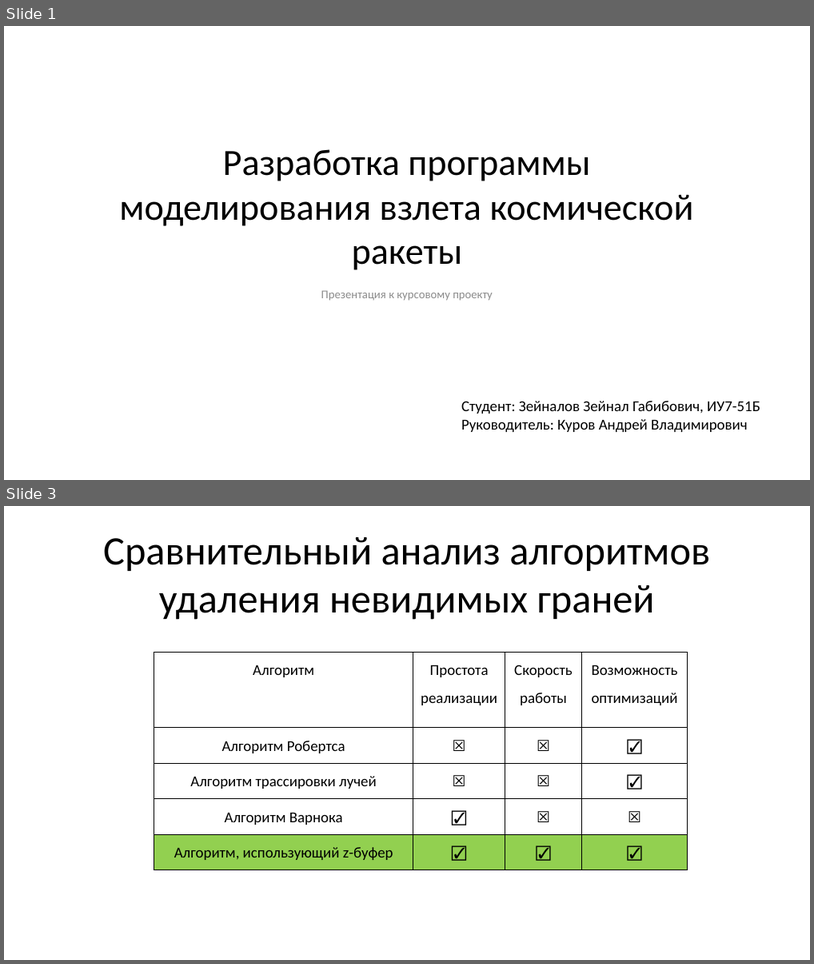
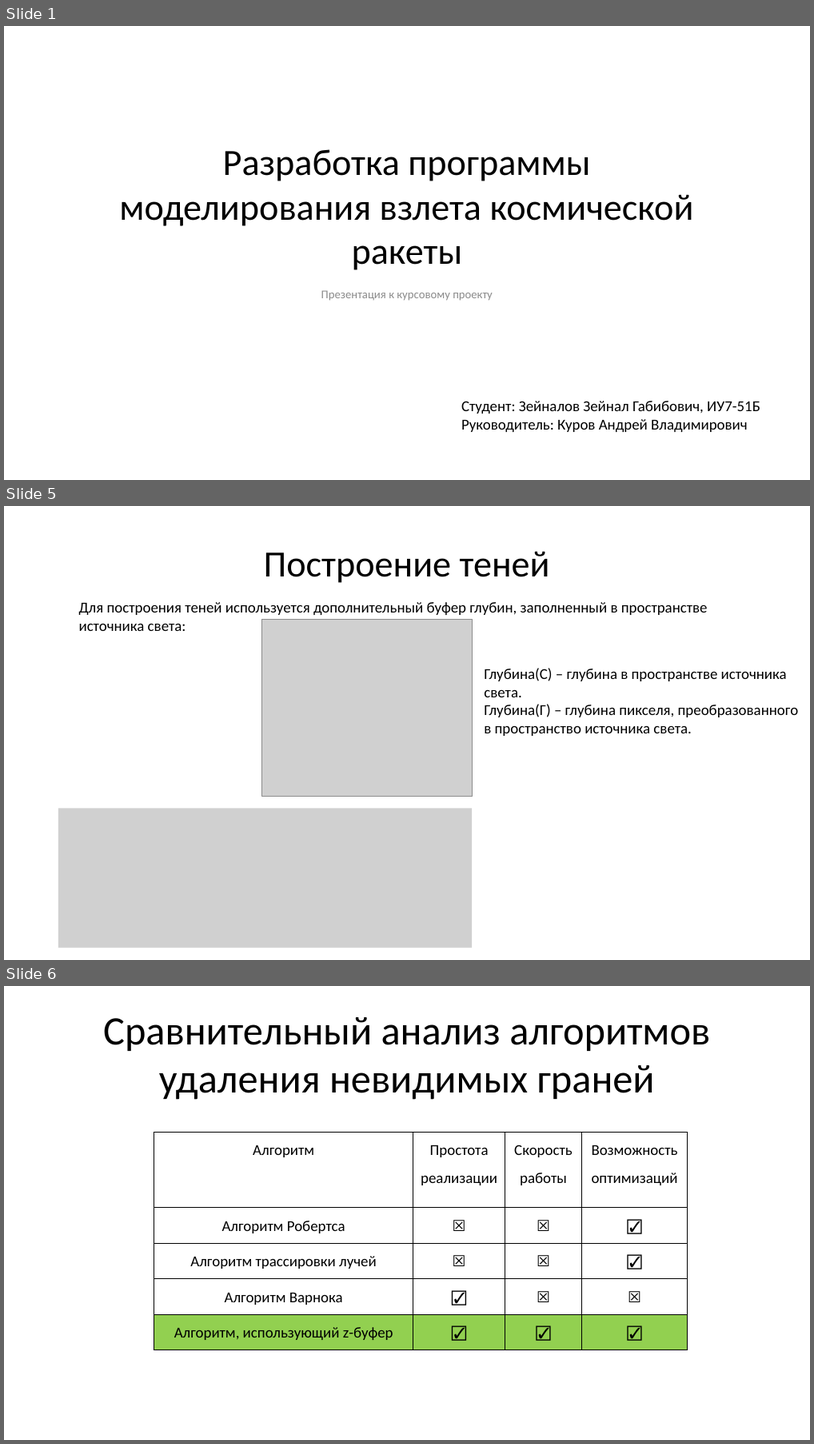
Before and after one commit to ZeynalovZ/Course-Work, a slide deck: report/Prezentatsia_Kursach.pptx. Shown one above the other, each under a label of ours: slides 1 and 3 before the commit, slides 1, 5 and 6 after it; the slides between them are not shown. The pictures are 814x964 and 814x1444 pixels, drawn with LibreOffice and Linux fonts; fonts in the diff are those of the drawing; grey boxes stand for pictures. Boxes give left, top, right and bottom in pixels: in the first picture for what was removed or moved away, otherwise in the second. Text is boxed around its words. In the diff, an @@ line names an element or a change of style, - is before the commit and + after.

```diff
--- a/report/Prezentatsia_Kursach.pptx
+++ b/report/Prezentatsia_Kursach.pptx
@@ slide 5 added at bbox=[4, 506, 810, 960], background #FFFFFF @@
@@ title added at bbox=[264, 551, 550, 583], 44 pt, text #000000 @@
+Построение теней
@@ text added at bbox=[79, 602, 708, 631], 18 pt, text #000000 @@
+Для построения теней используется дополнительный буфер глубин, заполненный в пространстве
+источника света:
@@ picture added at bbox=[262, 620, 472, 796] @@
@@ text added at bbox=[484, 668, 799, 736], 18 pt, text #000000 @@
+Глубина(С) – глубина в пространстве источника
+света.
+Глубина(Г) – глубина пикселя, преобразованного
+в пространство источника света.
@@ picture added at bbox=[58, 808, 472, 948] @@
@@ what was slide 3 is now slide 6 @@
```
Also in this commit, not shown: 2 slides changed, 2 other slides added, 5 other files.
